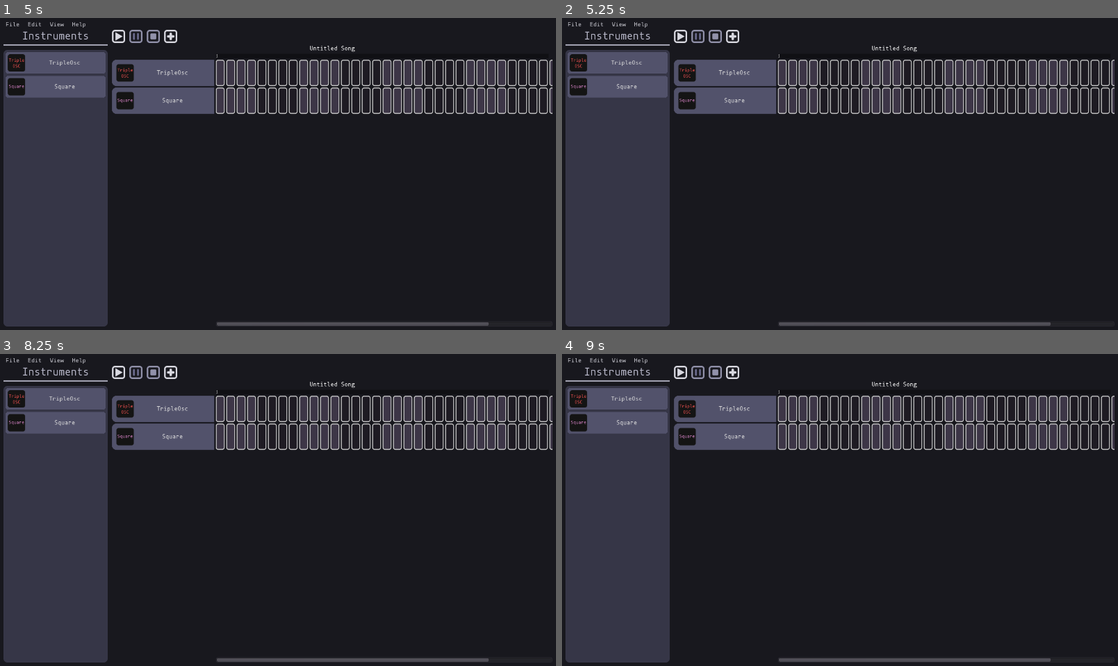
Above: before the commit, frames 1-4 (two rows, left to right).
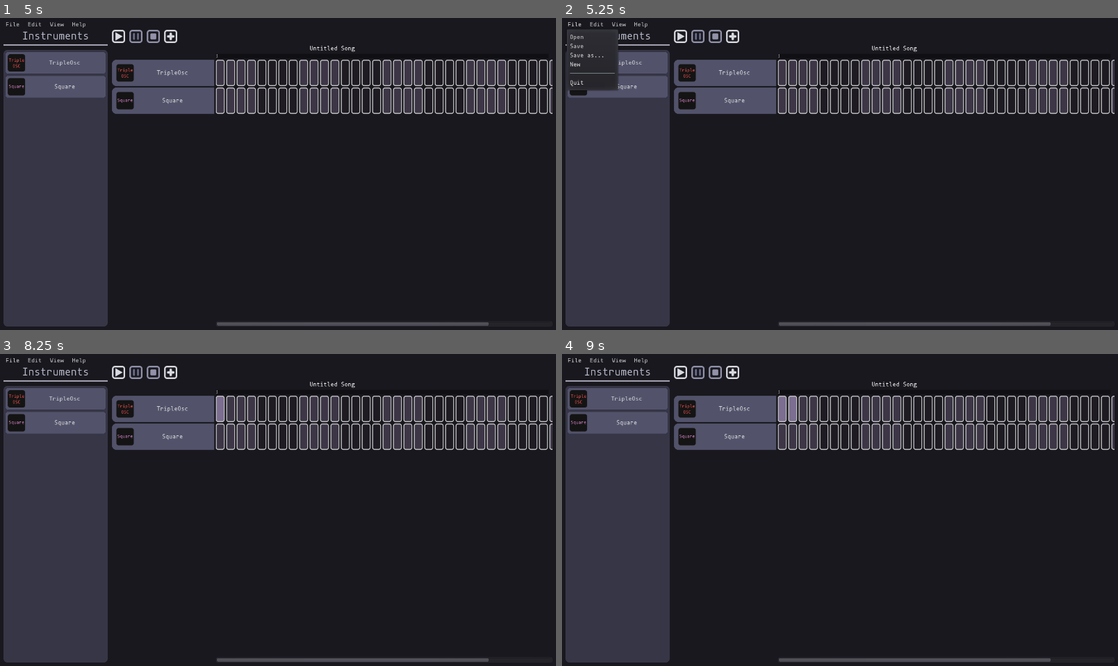
Above: after the commit, the same moments.

Repository: QuadCubedStudios/GoDAW
Game: Godot game, scene res://Main.tscn
Same seed, same stepped clock (60 frames per second), same inputs: the game is played once before the commit and once after it.
Inputs (mouse positions are in pixels of both pictures, inside the frame that each line leads up to):
- Up to frame 1 (5 s): click "TripleOsc" at 0.5 s; click "Square" at 1.25 s; click "TripleOsc" at 2 s; click "Square" at 2.75 s; click (116, 36) at 3.5 s; click (116, 36) at 4.25 s
- Up to frame 2 (5.25 s): click "File" at 5 s
- Up to frame 3 (8.25 s): click "Edit" at 5.75 s; click "View" at 6.5 s; click (172, 372) at 7.25 s; click (222, 410) at 8.02 s
- Up to frame 4 (9 s): click (789, 410) at 8.77 s

Frame 1 is identical in both runs. In frame 2, 1.2% of the frame differs, in the area x 0-11%, y 1-24%; in frame 3, 0.1%; in frame 4, 0.2%.

Commit message:
Changed the node of instrument to node from control

Diff:
--- a/Instruments/Square/Instrument.tscn
+++ b/Instruments/Square/Instrument.tscn
@@ -2,10 +2,5 @@
 
 [ext_resource path="res://Instruments/Square/instrument.gd" type="Script" id=1]
 
-[node name="Square" type="Control"]
-anchor_right = 1.0
-anchor_bottom = 1.0
+[node name="Square" type="Node"]
 script = ExtResource( 1 )
-__meta__ = {
-"_edit_use_anchors_": false
-}
--- a/Instruments/TripleOsc/Instrument.tscn
+++ b/Instruments/TripleOsc/Instrument.tscn
@@ -2,10 +2,5 @@
 
 [ext_resource path="res://Instruments/TripleOsc/instrument.gd" type="Script" id=1]
 
-[node name="TripleOsc" type="Control"]
-anchor_right = 1.0
-anchor_bottom = 1.0
+[node name="TripleOsc" type="Node"]
 script = ExtResource( 1 )
-__meta__ = {
-"_edit_use_anchors_": false
-}
